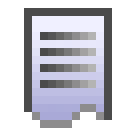
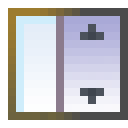
Layer changes from the first (128, 128) image to the second:
added layer "arrows" above "no scroll" over (80, 24, 104, 104)
added layer "no scroll" above "task list" over (8, 8, 128, 120)
hid "task list" over (24, 8, 112, 128)
